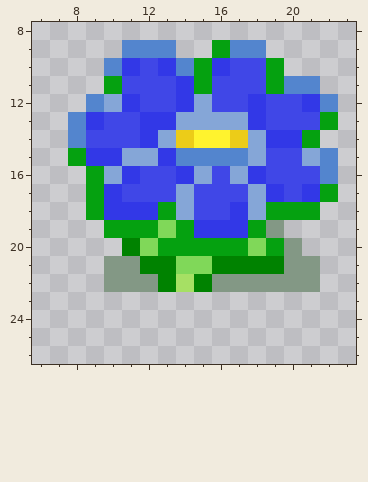
Two states of a pixel-art sprite, resources/items/13plants/manaplant.png. Above, as it was before the edit.
The file is 32x32 pixels. Shown: x 6..23, y 8..26.
New version:
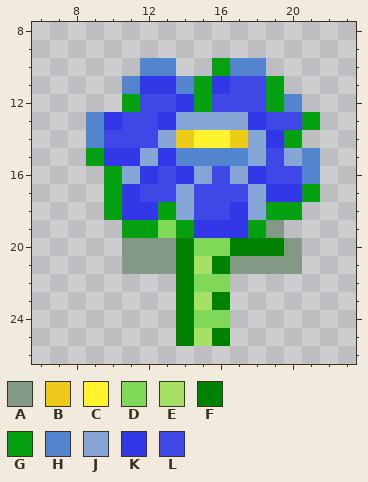
Palette (. is transparent): A #839885  B #eccc18  C #fff32e  D #80d859  E #a6e064  F #008200  G #05a110  H #5385ce  J #85a6d7  K #3238e7  L #4047e7
What changed:
@@ x 6..23 @@
  8 ..................
- 9 .....HHH..GHH.....
-10 ....HKLKHGKLLG....
-11 ....GLLLKGLLLGHH..
-12 ...HJKLLKJLLKLLKH.
-13 ..HKLLKKJJJJKLLLG.
-14 ..HLLLKJBCCBJKKG..
-15 ..GKKJJKHHHHJLLJH.
-16 ...GJKLLKJLJKLLLH.
-17 ...GKLLLJLLLJKLKG.
-18 ...GKKKGJLLKJGGG..
-19 ....GGGDGKKKGA....
-20 .....FDGGGGGDGA...
-21 ....AAFFDDFFFFAA..
-22 ....AAAFEFAAAAAA..
-23 ..................
-24 ..................
-25 ..................
+ 9 ..................
+10 ......HH..GHH.....
+11 .....HKKHGKLLG....
+12 .....GLLKGLLLGH...
+13 ...HKLLKJJJJKLLG..
+14 ...HLLLJBCCBJKG...
+15 ...GKKJKHHHHJLJH..
+16 ....GJKLKJLJKLLH..
+17 ....GKLLJLLLJKKG..
+18 ....GKKGJLLKJGG...
+19 .....GGDGKKKGA....
+20 .....AAAFDDFFFA...
+21 .....AAAFEFAAAA...
+22 ........FDD.......
+23 ........FEF.......
+24 ........FDD.......
+25 ........FEF.......
 26 ..................
